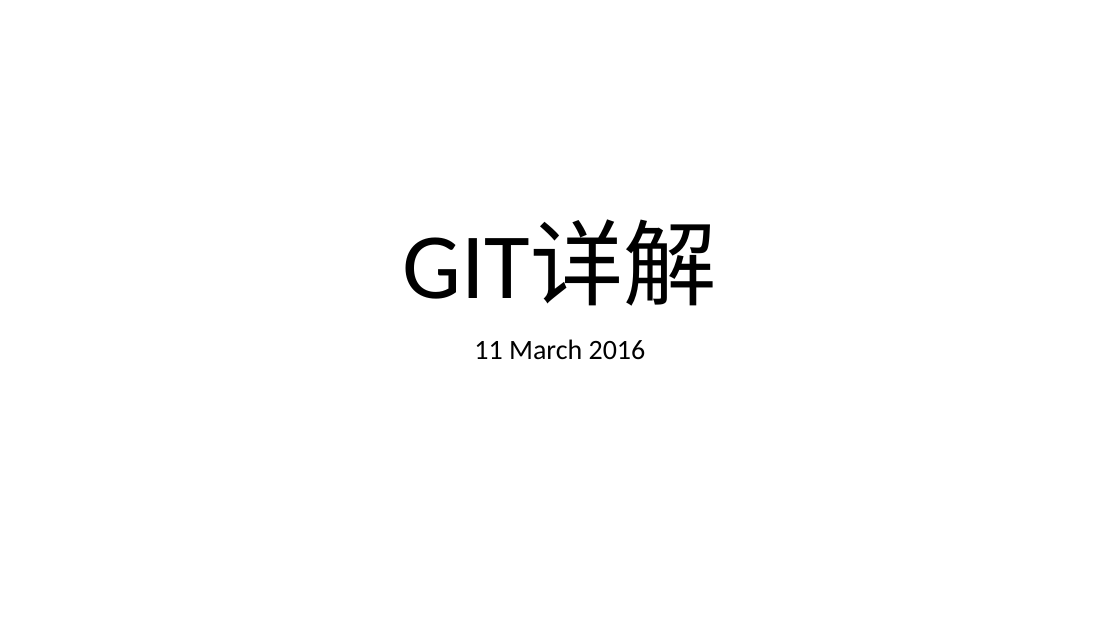
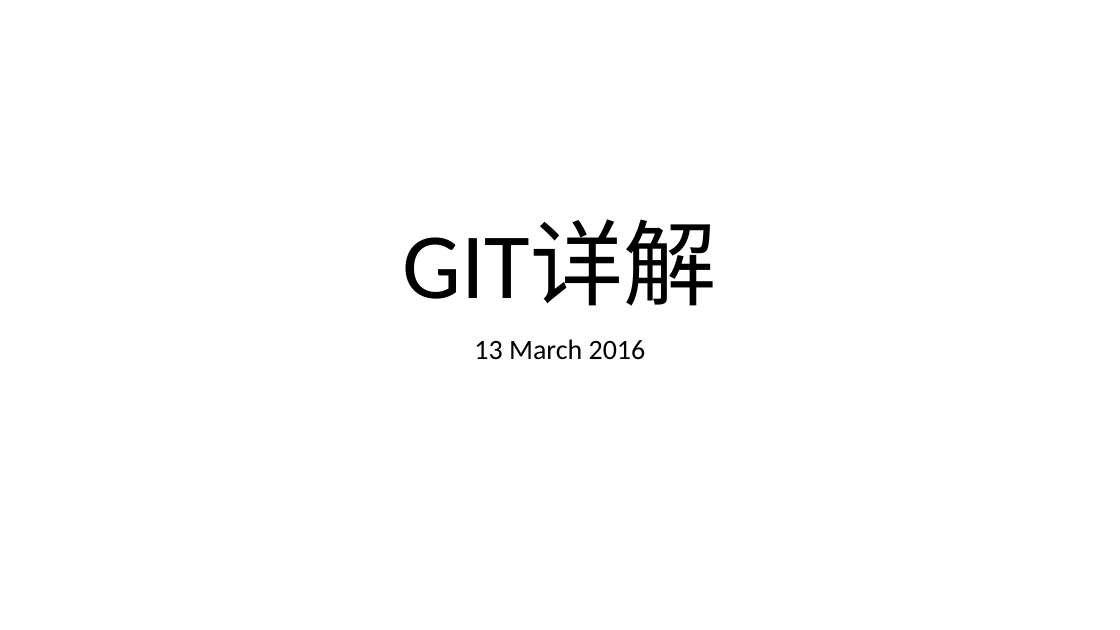
Before and after one commit to noprom/shandong, a slide deck: slide 1 of doc/ppt/husize.pptx. Drawn at 1120x630 pixels with LibreOffice and Linux fonts; fonts in the diff are those of the drawing. Boxes give left, top, right and bottom in pixels: in the first picture for what was removed or moved away, otherwise in the second. Text is boxed around its words. In the diff, an @@ line names an element or a change of style, - is before the commit and + after.

```diff
--- a/doc/ppt/husize.pptx
+++ b/doc/ppt/husize.pptx
@@ subtitle at (474,339,646,360): text changed @@
-11 March 2016
+13 March 2016
```
Also in this commit, not shown: 1 other slide changed, 2 slides added, 2 slides removed, 3 other files.
